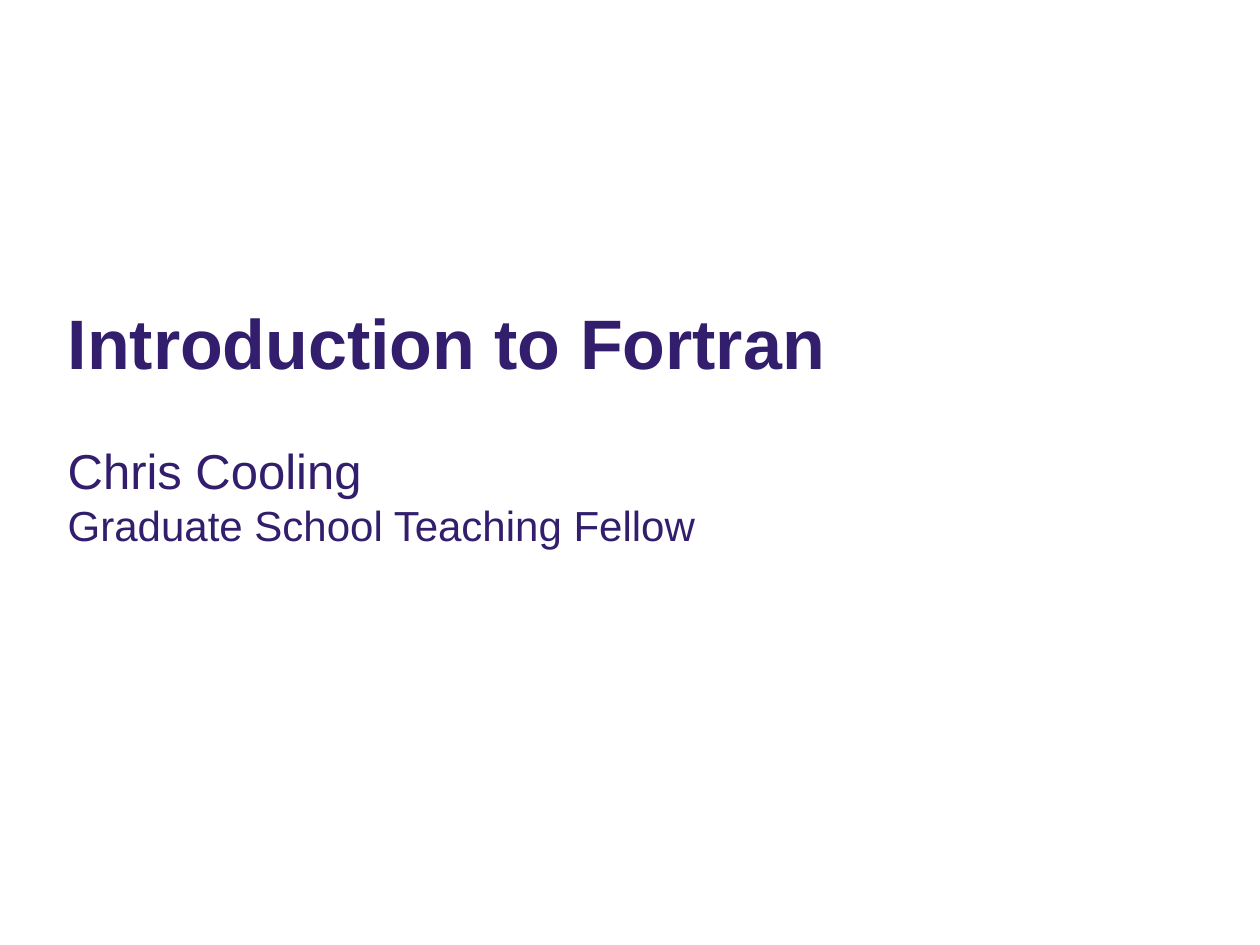
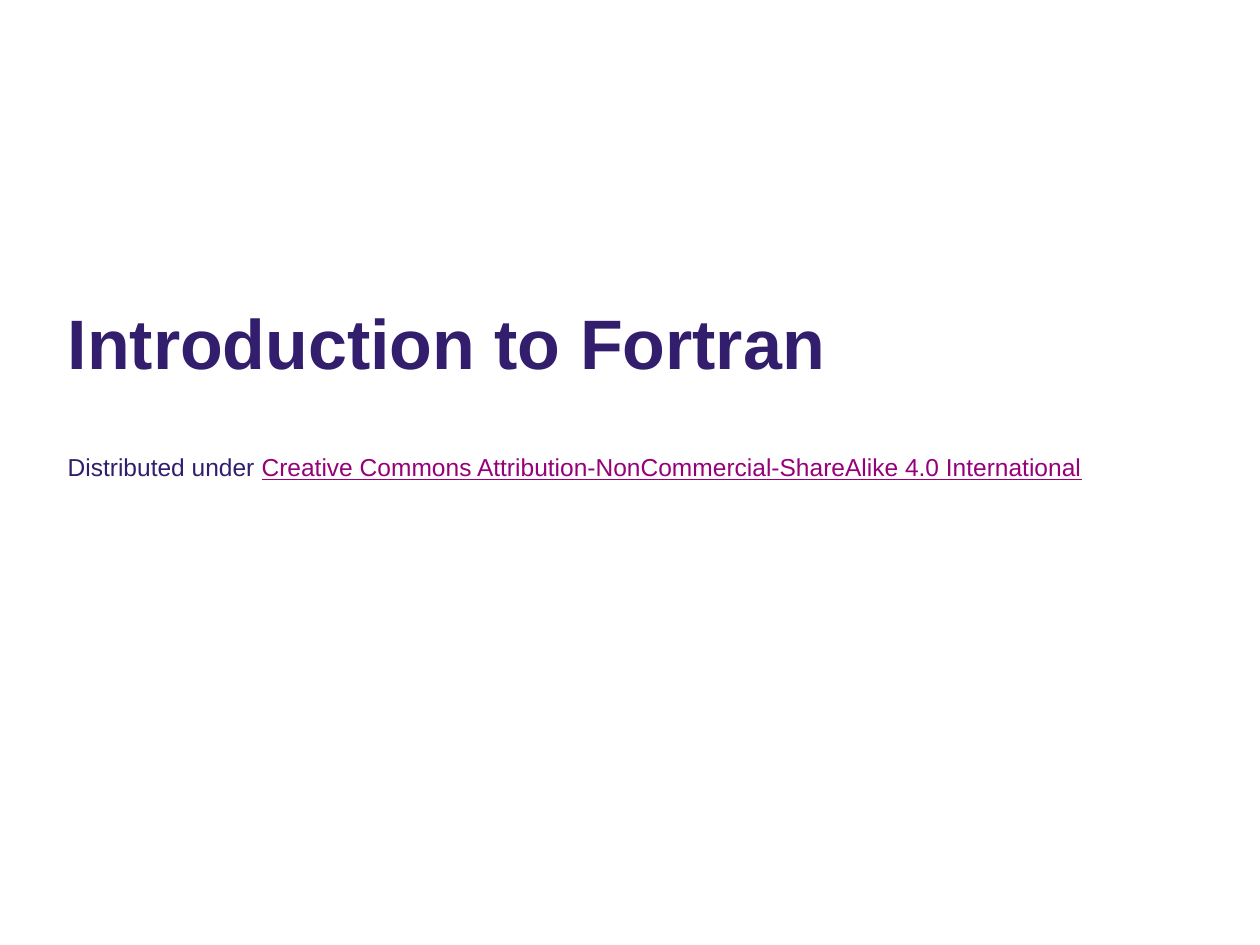
Before and after one commit to ImperialCollegeLondon/RCDS-introduction-to-fortran, a slide deck: slide 49 of Introduction to Fortran Slides.pptx. Drawn at 1260x945 pixels with LibreOffice and Linux fonts; fonts in the diff are those of the drawing; background and template pictures are left out. Boxes give left, top, right and bottom in pixels: in the first picture for what was removed or moved away, otherwise in the second. Text is boxed around its words. In the diff, an @@ line names an element or a change of style, - is before the commit and + after.

```diff
--- a/Introduction to Fortran Slides.pptx
+++ b/Introduction to Fortran Slides.pptx
@@ subtitle removed at box(68, 453, 695, 550) @@
-Chris Cooling
-Graduate School Teaching Fellow
@@ text added at box(68, 458, 1081, 480), 14 pt, text #960078, underline @@
+Distributed under Creative Commons Attribution-NonCommercial-ShareAlike 4.0 International
```
Also in this commit, not shown: 4 other slides changed, 1 slide added, 1 slide removed.
